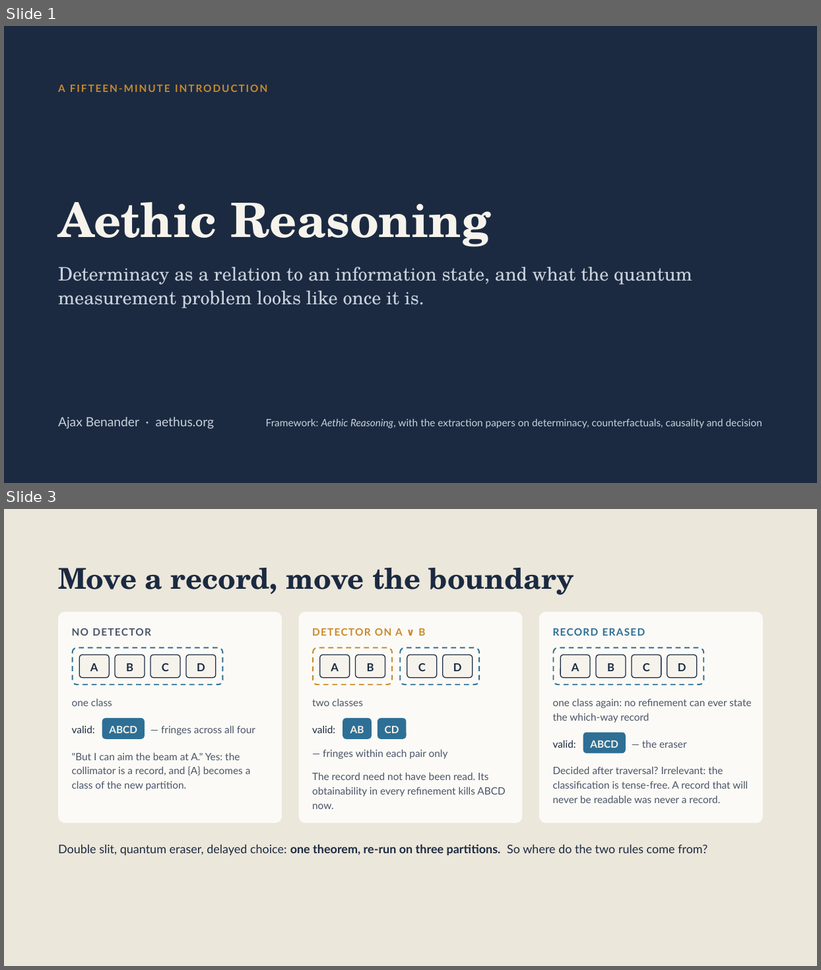
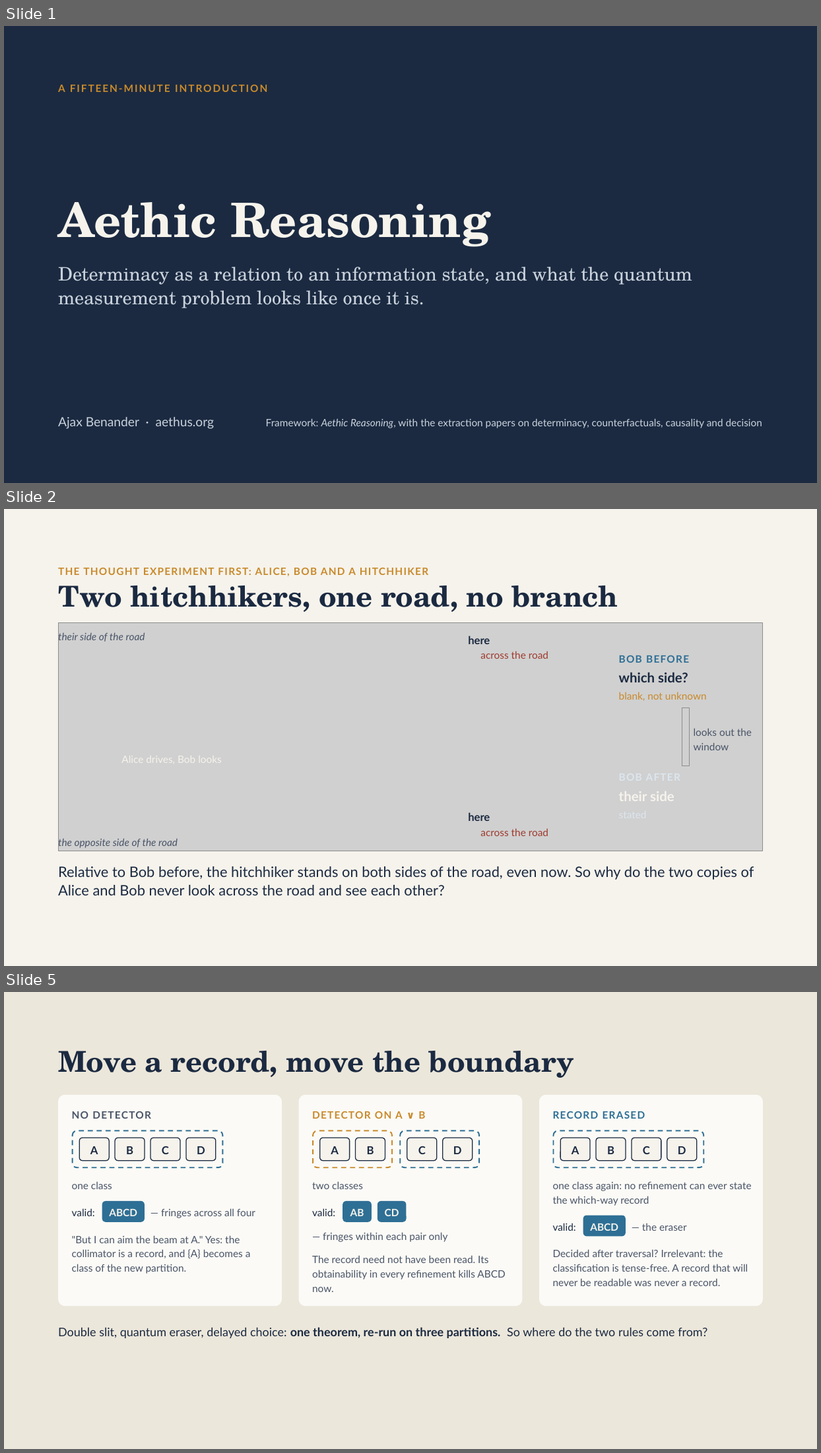
Before and after one commit to brunchwnewton/aethic-code, a slide deck: files/slides/aethic_reasoning_15_mins/Aethic Reasoning in 15 Minutes.pptx. Shown one above the other, each under a label of ours: slides 1 and 3 before the commit, slides 1, 2 and 5 after it; the slides between them are not shown. The pictures are 821x970 and 821x1453 pixels, drawn with LibreOffice and Linux fonts; fonts in the diff are those of the drawing; grey boxes stand for pictures. Boxes give left, top, right and bottom in pixels: in the first picture for what was removed or moved away, otherwise in the second. Text is boxed around its words. In the diff, an @@ line names an element or a change of style, - is before the commit and + after.

```diff
--- a/files/slides/aethic_reasoning_15_mins/Aethic Reasoning in 15 Minutes.pptx
+++ b/files/slides/aethic_reasoning_15_mins/Aethic Reasoning in 15 Minutes.pptx
@@ slide 2 added at (4,509,817,966), background #F6F3EC @@
@@ text added at (58,567,428,576), 12 pt, text #C98A2B, bold @@
+THE THOUGHT EXPERIMENT FIRST: ALICE, BOB AND A HITCHHIKER
@@ title added at (58,586,618,612), 34 pt, text #1B2A41, bold @@
+Two hitchhikers, one road, no branch
@@ picture added at (58,623,764,851) @@
@@ text added at (58,631,145,642), 12 pt, text #4A5568, italic @@
+their side of the road
@@ text added at (468,636,490,644), 13 pt, text #1B2A41, bold @@
+here
@@ text added at (481,651,548,659), 12 pt, text #9E3B2F @@
+across the road
@@ text added at (619,656,689,663), 12 pt, text #2E6F95, bold @@
+BOB BEFORE
@@ text added at (619,672,688,683), 16 pt, text #1B2A41, bold @@
+which side?
@@ text added at (619,692,707,701), 12 pt, text #C98A2B @@
+blank, not unknown
@@ picture added at (682,708,689,766) @@
@@ text added at (694,728,752,751), 12 pt, text #4A5568 @@
+looks out the window
@@ text added at (468,813,490,821), 13 pt, text #1B2A41, bold @@
+here
@@ text added at (58,837,178,848), 12 pt, text #4A5568, italic @@
+the opposite side of the road
@@ text added at (481,828,548,836), 12 pt, text #9E3B2F @@
+across the road
@@ text added at (58,867,754,896), 17 pt, text #1B2A41 @@
+Relative to Bob before, the hitchhiker stands on both sides of the road, even now. So why do the two copies of Alice and Bob never look across the road and see each other?
@@ what was slide 3 is now slide 5 @@
```
Also in this commit, not shown: 1 other slide added, 3 other files.
